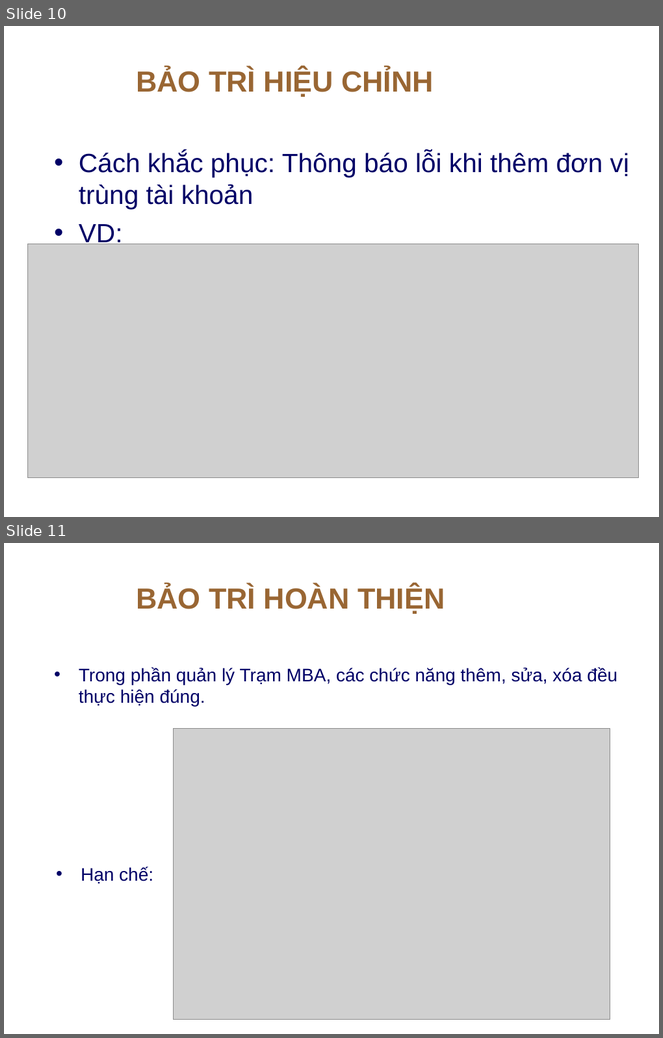
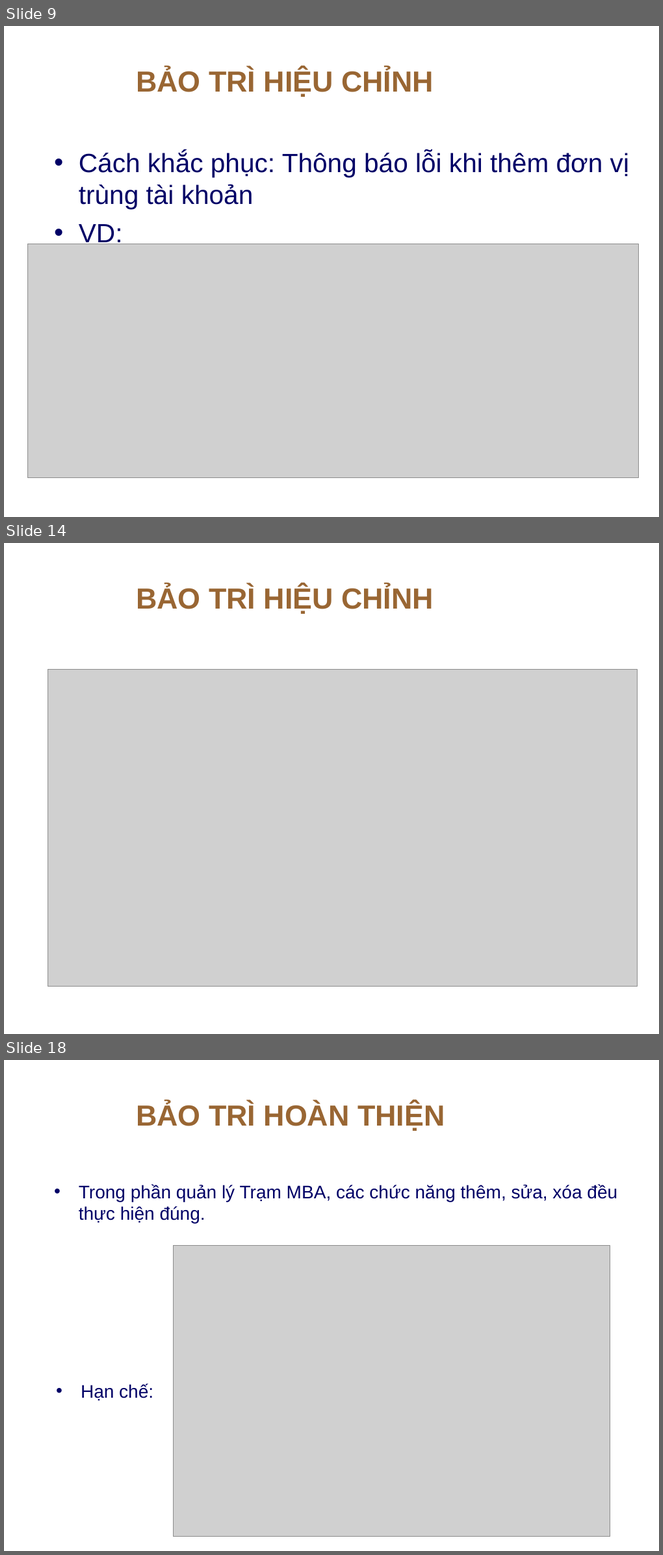
Before and after one commit to thanhphi0127/manager-configuration, a slide deck: doc/baitapso2/BAOTRI_BAITAP2.ppt. Shown one above the other, each under a label of ours: slides 10 and 11 before the commit, slides 9, 14 and 18 after it; the slides between them are not shown. The pictures are 663x1038 and 663x1555 pixels, drawn with LibreOffice and Linux fonts; fonts in the diff are those of the drawing; grey boxes stand for pictures; background and template pictures are left out. Boxes give left, top, right and bottom in pixels: in the first picture for what was removed or moved away, otherwise in the second. Text is boxed around its words. In the diff, an @@ line names an element or a change of style, - is before the commit and + after.

```diff
--- a/doc/baitapso2/BAOTRI_BAITAP2.ppt
+++ b/doc/baitapso2/BAOTRI_BAITAP2.ppt
@@ slide 14 added at (4,543,659,1034), background picture (left out) @@
@@ title added at (136,586,434,614), 32 pt, text #996633, bold @@
+BẢO TRÌ HIỆU CHỈNH
@@ picture added at (48,670,638,986) @@
@@ what was slide 10 is now slide 9 @@
@@ what was slide 11 is now slide 18 @@
```
Also in this commit, not shown: 3 slides changed, 10 other slides added, 2 slides removed.
